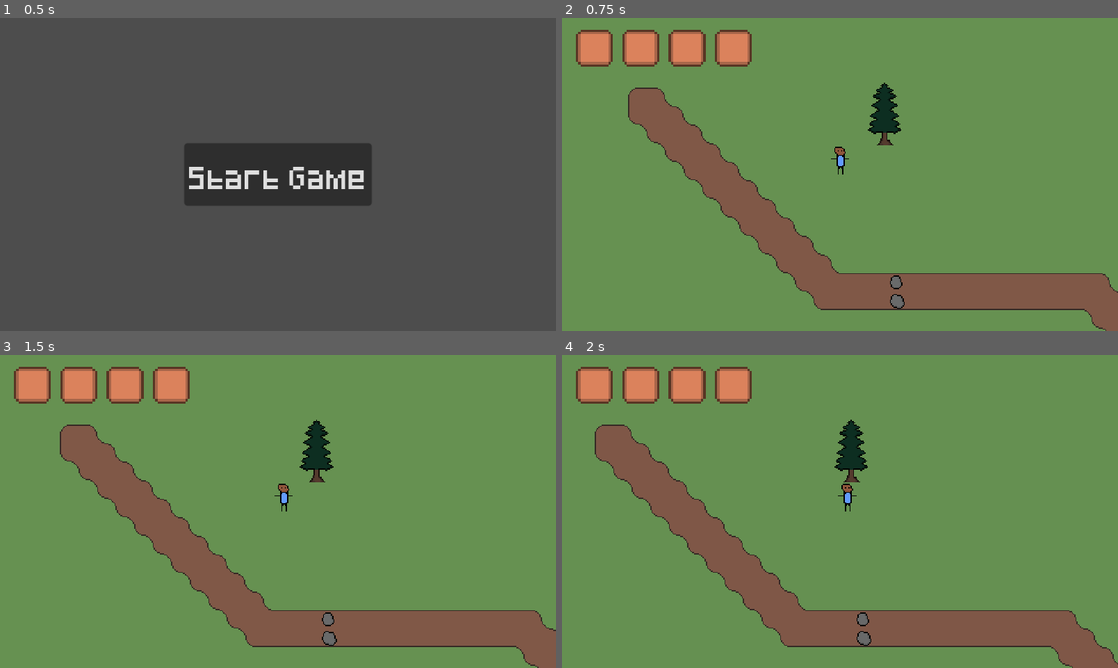
Above: before the commit, frames 1-4 (two rows, left to right).
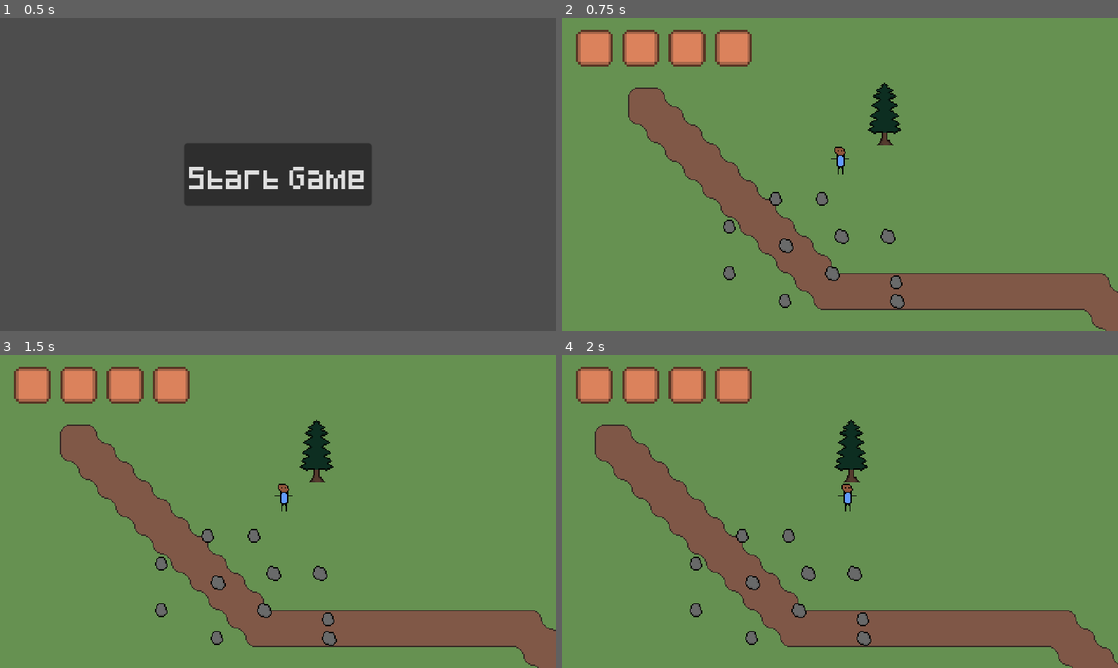
Above: after the commit, the same moments.

Repository: StormLight14/nightfall-mirror
Game: Godot game, scene res://menus/main/main_menu.tscn
Two runs of this game, one before a commit and one after it. Both use one fixed random seed, a clock stepped at 60 frames per second and the inputs below.
Inputs:
- Up to frame 1 (0.5 s): no input
- Up to frame 2 (0.75 s): click "Start Game" at 0.5 s
- Up to frame 3 (1.5 s): tap Enter at 1.25 s; hold D (right) from 1.28 s (still down); tap E (interact) at 1.35 s
- Up to frame 4 (2 s): keep holding D (right)

Frame 1 is identical in both runs. In frame 2, 0.8% of the frame differs, in the area x 29-60%, y 55-93%; in frame 3, 0.8%; in frame 4, 0.8%.

Commit message:
implement item stacking in inventory

Diff:
--- a/entities/player/player.gd
+++ b/entities/player/player.gd
@@ -28,7 +28,7 @@
 	if Input.is_action_just_pressed("interact"):
 		if pickupable_object && pickupable_item_id:
 			pickupable_object.queue_free()
-			Player.add_to_inventory(pickupable_item_id)
+			Player.add_to_inventory(pickupable_item_id, 1)
 		else:
 			print("WARNING: attempted to pick up null object")
 
--- a/globals/Items.gd
+++ b/globals/Items.gd
@@ -2,7 +2,9 @@
 
 var items := {
 	"rock": {
+		"id": "rock",
 		"display_name": "Rock",
-		"item_sprite": preload("res://scenes/objects/rocks/rock1.png")
+		"item_sprite": preload("res://scenes/objects/rocks/rock1.png"),
+		"stack_size": 10
 	}
 }
--- a/globals/Player.gd
+++ b/globals/Player.gd
@@ -8,13 +8,55 @@
 	for _i in range(16):
 		inventory.push_back(null)
 
-func add_to_inventory(item_id: String) -> void:
+# Function to add items to the inventory
+func add_to_inventory(item_id: String, item_amount: int) -> void:
 	for i in range(len(inventory)):
 		if inventory[i] == null:
+			# If an empty slot is found, try to add the item
 			if Items.items.has(item_id):
-				inventory[i] = Items.items[item_id]  # assign item slot to have item dictionary
+				var item_data = Items.items[item_id]
+				inventory[i] = [item_data, 0]  # Assign item data to the slot and set initial amount to 0
+				_add_to_inventory_slot(i, item_amount)  # Add item amount to this slot
+				inventory_updated.emit()
+				return
 			else:
 				print("WARNING: Attempted to add invalid item to inventory.")
-			print(inventory)
+				return
+
+		# Check if the item already exists in the inventory
+		elif inventory[i][0].id == item_id:
+			# If the item exists, try to add it to the current stack
+			_add_to_inventory_slot(i, item_amount)
+			inventory_updated.emit()
 			return
-	inventory_updated.emit()
+
+	print("WARNING: No empty slot found to add the item.")
+
+# Helper function to add the amount to the inventory slot
+func _add_to_inventory_slot(slot_index: int, amount: int) -> void:
+	var item_data = inventory[slot_index][0]
+	var current_amount = inventory[slot_index][1]
+
+	# Check if the item can be stacked
+	if current_amount + amount <= item_data.stack_size:
+		inventory[slot_index][1] += amount  # Add amount to current stack
+	else:
+		# Stack is full, add the remaining items to another slot
+		var space_left = item_data.stack_size - current_amount
+		inventory[slot_index][1] = item_data.stack_size  # Fill the current stack
+
+		# If there are still items left, try to add them to the next slot
+		var remaining_amount = amount - space_left
+
+		# Instead of calling `add_to_inventory` recursively, handle the remaining amount
+		# If there are no empty slots, we can't add the remaining items, so we print a warning
+		var empty_slot_found = false
+		for i in range(len(inventory)):
+			if inventory[i] == null:
+				inventory[i] = [item_data, remaining_amount]  # Add remaining items to new slot
+				empty_slot_found = true
+				inventory_updated.emit()
+				break
+
+		if not empty_slot_found:
+			print("WARNING: No empty slot found for remaining items.")
--- a/scenes/main/island.tscn
+++ b/scenes/main/island.tscn
@@ -332,6 +332,33 @@
 [node name="Rock2" parent="Objects" instance=ExtResource("5_l7ouf")]
 position = Vector2(56, 120)
 
+[node name="Rock3" parent="Objects" instance=ExtResource("5_l7ouf")]
+position = Vector2(-8, 32)
+
+[node name="Rock9" parent="Objects" instance=ExtResource("5_l7ouf")]
+position = Vector2(-88, 56)
+
+[node name="Rock11" parent="Objects" instance=ExtResource("5_l7ouf")]
+position = Vector2(-88, 96)
+
+[node name="Rock10" parent="Objects" instance=ExtResource("5_l7ouf")]
+position = Vector2(-40, 120)
+
+[node name="Rock4" parent="Objects" instance=ExtResource("5_l7ouf")]
+position = Vector2(48, 64)
+
+[node name="Rock5" parent="Objects" instance=ExtResource("5_l7ouf")]
+position = Vector2(0, 96)
+
+[node name="Rock6" parent="Objects" instance=ExtResource("5_l7ouf")]
+position = Vector2(-40, 72)
+
+[node name="Rock7" parent="Objects" instance=ExtResource("5_l7ouf")]
+position = Vector2(-48, 32)
+
+[node name="Rock8" parent="Objects" instance=ExtResource("5_l7ouf")]
+position = Vector2(8, 64)
+
 [node name="AnimationPlayer" type="AnimationPlayer" parent="."]
 unique_name_in_owner = true
 libraries = {
--- a/ui/inventory/inventory_slot.gd
+++ b/ui/inventory/inventory_slot.gd
@@ -10,5 +10,10 @@
 	Player.inventory_updated.connect(update_slot_item)
 
 func update_slot_item():
+	print("received inventory update signal")
 	if Player.inventory[slot_id]:
-		$Sprite2D.texture = Player.inventory[slot_id].item_sprite
+		$Sprite2D.texture = Player.inventory[slot_id][0].item_sprite
+		$StackAmount.text = str(Player.inventory[slot_id][1])
+	else:
+		$Sprite2D.texture = null
+		$StackAmount.text = ""
--- a/ui/inventory/inventory_slot.tscn
+++ b/ui/inventory/inventory_slot.tscn
@@ -1,7 +1,8 @@
-[gd_scene load_steps=3 format=3 uid="uid://dhpjjcco7r1nw"]
+[gd_scene load_steps=4 format=3 uid="uid://dhpjjcco7r1nw"]
 
 [ext_resource type="Script" path="res://ui/inventory/inventory_slot.gd" id="1_c3xmh"]
 [ext_resource type="Texture2D" uid="uid://c0i0gwx0o1vv5" path="res://ui/inventory/inventory_slot.png" id="1_yi87l"]
+[ext_resource type="Texture2D" uid="uid://cxojem2yvbk3d" path="res://scenes/objects/rocks/rock1.png" id="3_g8mvc"]
 
 [node name="InventorySlot" type="Control"]
 layout_mode = 3
@@ -24,3 +25,14 @@
 stretch_mode = 4
 
 [node name="Sprite2D" type="Sprite2D" parent="."]
+texture = ExtResource("3_g8mvc")
+
+[node name="StackAmount" type="Label" parent="."]
+layout_mode = 0
+offset_left = -12.0
+offset_top = -12.0
+offset_right = 12.0
+offset_bottom = 12.0
+text = "1"
+horizontal_alignment = 2
+vertical_alignment = 2
